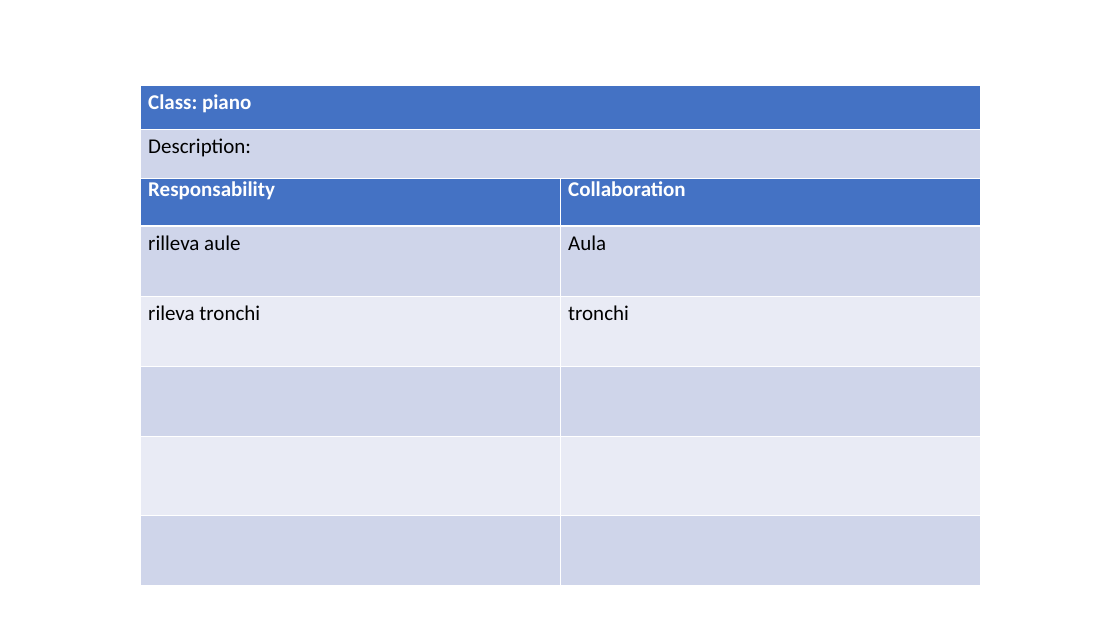
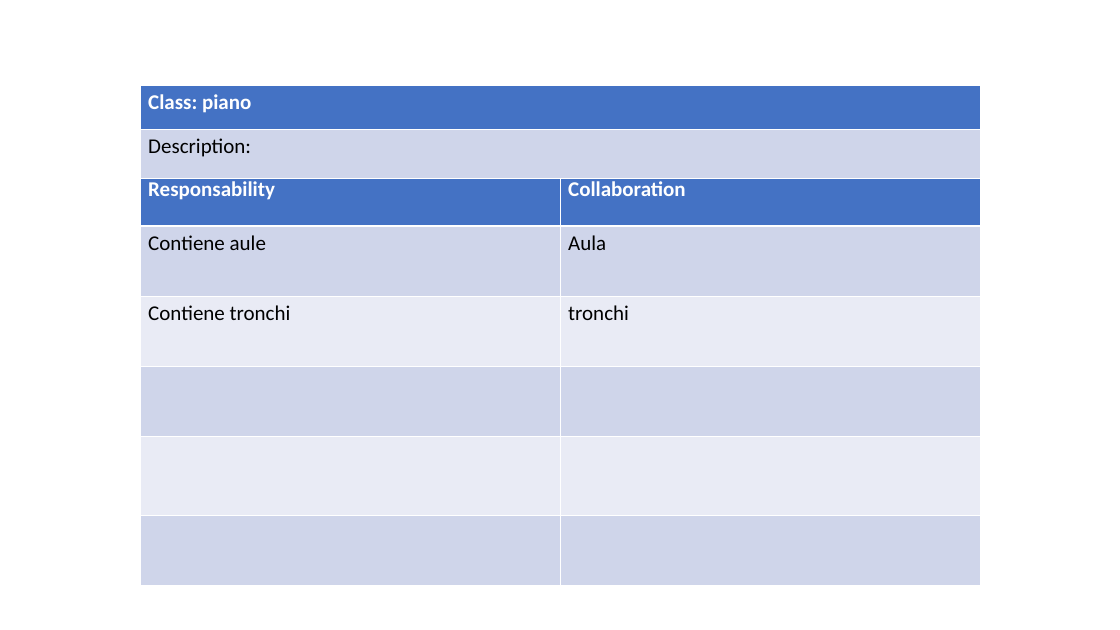
Before and after one commit to ecorradini/ProgettoIDS, a slide deck: slide 7 of AnalisiRequisiti/CRC/UT2/ClassiDiAnalisiUT2.ppt. Drawn at 1120x630 pixels with LibreOffice and Linux fonts; fonts in the diff are those of the drawing. Boxes give left, top, right and bottom in pixels: in the first picture for what was removed or moved away, otherwise in the second. Text is boxed around its words. In the diff, an @@ line names an element or a change of style, - is before the commit and + after.

```diff
--- a/AnalisiRequisiti/CRC/UT2/ClassiDiAnalisiUT2.ppt
+++ b/AnalisiRequisiti/CRC/UT2/ClassiDiAnalisiUT2.ppt
@@ table at (140, 172, 980, 584) @@
-row 2, column 1: rilleva aule
+row 2, column 1: Contiene aule
-row 3, column 1: rileva tronchi
+row 3, column 1: Contiene tronchi
```
Also in this commit, not shown: 5 other slides changed, 1 slide added, 2 slides removed, 1 other file.
